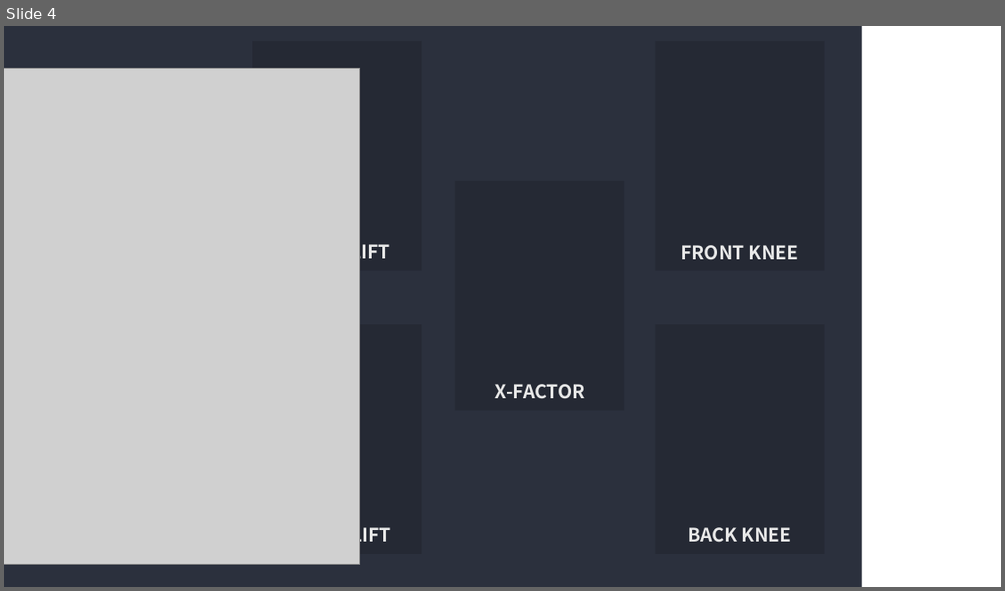
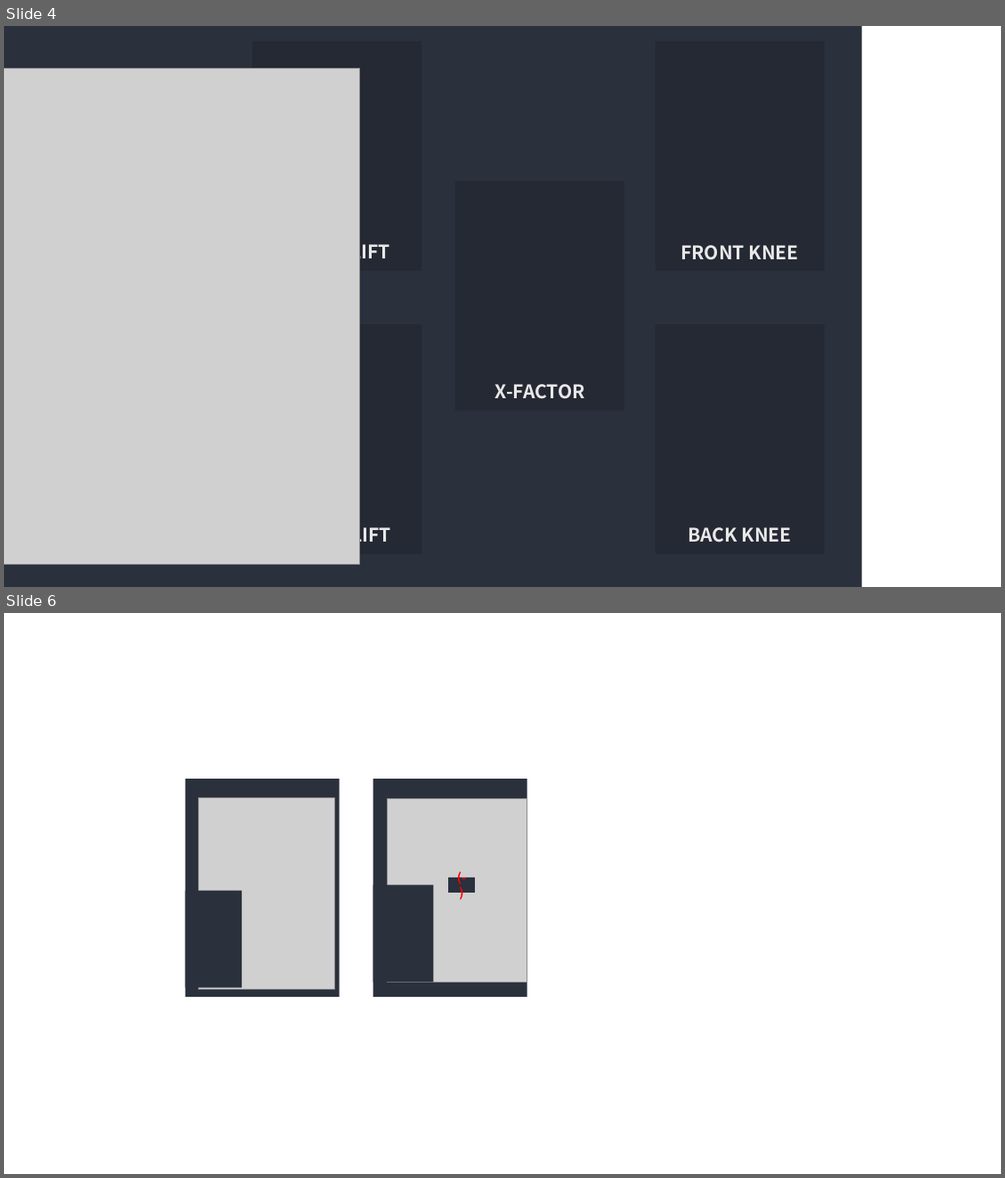
Before and after one commit to parkdragonstone/Golf-Report, a slide deck: imagefile/이미지.pptx. Shown one above the other, each under a label of ours: slide 4 before the commit, slides 4 and 6 after it; the slides between them are not shown. The pictures are 1005x591 and 1005x1178 pixels, drawn with LibreOffice and Linux fonts; fonts in the diff are those of the drawing; grey boxes stand for pictures. Boxes give left, top, right and bottom in pixels: in the first picture for what was removed or moved away, otherwise in the second. Text is boxed around its words. In the diff, an @@ line names an element or a change of style, - is before the commit and + after.

```diff
--- a/imagefile/이미지.pptx
+++ b/imagefile/이미지.pptx
@@ slide 6 added at box(4, 613, 1001, 1174), background #FFFFFF @@
@@ rectangle added at box(185, 779, 339, 997), fill #2B303D @@
@@ picture added at box(198, 798, 334, 989) @@
@@ rectangle added at box(185, 891, 242, 988), fill #2B303D @@
@@ group added at box(373, 779, 527, 997): 3 rectangles, 1 picture @@
+(-)
```
Also in this commit, not shown: 1 slide changed, 43 other files.
